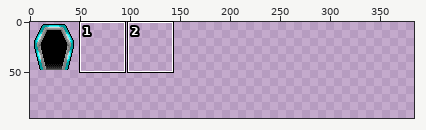
Sprite sheet -- res/objects/door/graphics.png. The picture above shows the old version from afar; the outline marks the close-up.
Close-up. Before:
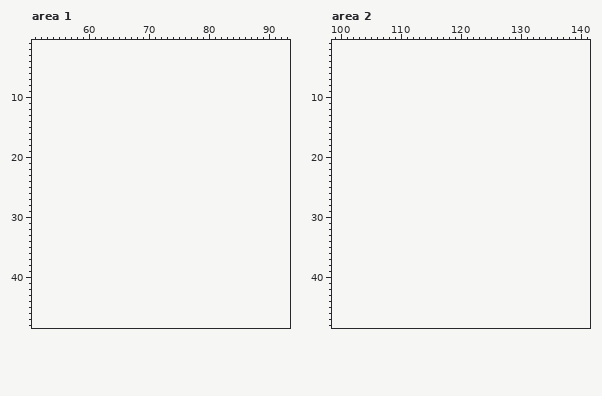
The file is 48x48 pixels. Shown: area 1: x 51..93, y 1..48; area 2: x 99..141, y 1..48. The old version is drawn lined up with the new one, on the new canvas. The commit also changed other parts of the picture, which this record leaves out.
Palette (. is transparent): 
Now the later version:
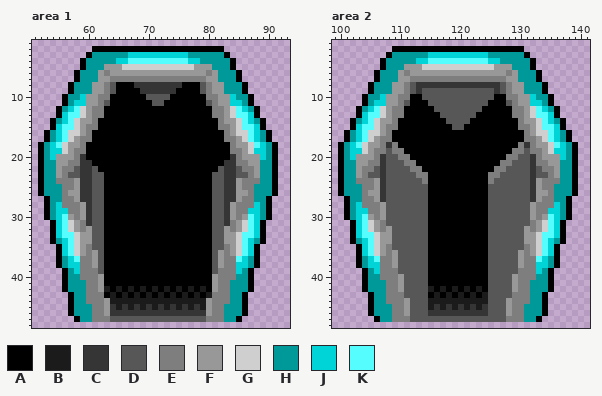
Colours new in this view: A #000000  B #1b1b1b  C #353535  D #575757  E #7e7e7e  F #989898  G #cfcfcf  H #009999  J #00d4d7  K #55fdff
Diff:
canvas 48x48 -> 384x96
Changed rows in their new state; - is an unchanged pixel.
Area 1:
first column x 52:
 2 ---------AAAAAAAAAAAAAAAAAAAAAA---------
 3 --------AHHHHHHJJJJJJJJJJHHHHHHA--------
 4 -------AHHHHHJJKKKKKKKKKKJJHHHHHA-------
 5 -------AHHHFFFGGGGGGGGGGGGFFFHHHA-------
 6 ------AHHHFEFFFFFFFFFFFFFFFFEFHHHA------
 7 ------AHHHFFEEEEEEEEEEEEEEEEFFHHHA------
 8 -----AHHHFFEDAAACCCCCCCCAAADEFFHHHA-----
 9 -----AHHHFFEDAAAACCCCCCAAAADEFFHHHA-----
10 ----AHHJFFEEAAAAAADDDDAAAAAAEEFFJHHA----
11 ----AHJJFFEDAAAAAAADDAAAAAAADEFFJJHA----
12 ---AHJKGFEEAAAAAAAAAAAAAAAAAAEEFGKJHA---
13 ---AJKKGFEEAAAAAAAAAAAAAAAAAAEEFGKKJA---
14 --AHJKGFFEAAAAAAAAAAAAAAAAAAAAEFFGKJHA--
15 --AJKKGFEEAAAAAAAAAAAAAAAAAAAAEEFGKKJA--
16 -AHJKGGFEAAAAAAAAAAAAAAAAAAAAAAEFGGKJHA-
17 -AHJKGFEEAAAAAAAAAAAAAAAAAAAAAAEEFGKJHA-
18 AHJKGFFEAAAAAAAAAAAAAAAAAAAAAAAAEFFGKJHA
19 AHJJGFEEAAAAAAAAAAAAAAAAAAAAAAAAEEFGJJHA
20 AHJFFFECAAAAAAAAAAAAAAAAAAAAAAAACEFFFJHA
21 AHHFFEECCAAAAAAAAAAAAAAAAAAAAAACCEEFFHHA
22 AHHFEEDCCDAAAAAAAAAAAAAAAAAAAADCCDEEFHHA
23 AHHFEDDCCDDAAAAAAAAAAAAAAAAAADDCCDDEFHHA
24 AHHEEEFCCDDAAAAAAAAAAAAAAAAAADDCCFEEEHHA
25 AHHHEEFCCDDAAAAAAAAAAAAAAAAAADDCCFEEHHHA
26 AHHHEFFCCDDAAAAAAAAAAAAAAAAAADDCCFFEHHHA
27 -AHHEEFCCDDAAAAAAAAAAAAAAAAAADDCCFEEHHA-
28 -AHJEEEFCDDAAAAAAAAAAAAAAAAAADDCFEEEJHA-
29 -AHJJEEFCDDAAAAAAAAAAAAAAAAAADDCFEEJJHA-
30 -AHJKFEFCDDAAAAAAAAAAAAAAAAAADDCFEFKJHA-
31 --AJKGFECDDAAAAAAAAAAAAAAAAAADDCEFGKJA--
32 --AJKGFEFDDAAAAAAAAAAAAAAAAAADDFEFGKJA--
33 --AJKKGFFDDAAAAAAAAAAAAAAAAAADDFFGKKJA--
34 --AHJKGFFDDAAAAAAAAAAAAAAAAAADDFFGKJHA--
35 ---AJKGFEDDAAAAAAAAAAAAAAAAAADDEFGKJA---
36 ---AJKGFEFDAAAAAAAAAAAAAAAAAADFEFGKJA---
37 ---AHJKEEFDAAAAAAAAAAAAAAAAAADFEEKJHA---
38 ---AHJJEEFDAAAAAAAAAAAAAAAAAADFEEJJHA---
39 ----AHJEEEDAAAAAAAAAAAAAAAAAADEEEJHA----
40 ----AHHEEEFAAAAAAAAAAAAAAAAAAFEEEHHA----
41 ----AHHHEEFAAAAAAAAAAAAAAAAAAFEEHHHA----
42 ----AHHHEEFBABABABABABABABABAFEEHHHA----
43 -----AHHEEEABABABABABABABABABEEEHHA-----
44 -----AHHEEEFBBBBBBBBBBBBBBBBFEEEHHA-----
45 -----AHHHEEFCBCBCBCBCBCBCBCBFEEHHHA-----
46 -----AHHHEEFCCCCCCCCCCCCCCCCFEEHHHA-----
47 ------AHHEEEDDDDDDDDDDDDDDDDEEEHHA------
Area 2:
first column x 100:
 2 ---------AAAAAAAAAAAAAAAAAAAAAA---------
 3 --------AHHHHHHJJJJJJJJJJHHHHHHA--------
 4 -------AHHHHHJJKKKKKKKKKKJJHHHHHA-------
 5 -------AHHHFFFGGGGGGGGGGGGFFFHHHA-------
 6 ------AHHHFEFFFFFFFFFFFFFFFFEFHHHA------
 7 ------AHHHFFEEEEEEEEEEEEEEEEFFHHHA------
 8 -----AHHHFFEDCCCCCCCCCCCCCCDEFFHHHA-----
 9 -----AHHHFFEDCDDDDDDDDDDDDCDEFFHHHA-----
10 ----AHHJFFEEAADDDDDDDDDDDDAAEEFFJHHA----
11 ----AHJJFFEDAAADDDDDDDDDDAAADEFFJJHA----
12 ---AHJKGFEEAAAAADDDDDDDDAAAAAEEFGKJHA---
13 ---AJKKGFEEAAAAAADDDDDDAAAAAAEEFGKKJA---
14 --AHJKGFFEAAAAAAAADDDDAAAAAAAAEFFGKJHA--
15 --AJKKGFEEAAAAAAAAADDAAAAAAAAAEEFGKKJA--
16 -AHJKGGFEAAAAAAAAAAAAAAAAAAAAAAEFGGKJHA-
17 -AHJKGFEEAAAAAAAAAAAAAAAAAAAAAAEEFGKJHA-
18 AHJKGFFECEAAAAAAAAAAAAAAAAAAAAECEFFGKJHA
19 AHJJGFEEDEEAAAAAAAAAAAAAAAAAAEEDEEFGJJHA
20 AHJFFFECDDEEAAAAAAAAAAAAAAAAEEDDCEFFFJHA
21 AHHFFEECDDDEEAAAAAAAAAAAAAAEEDDDCEEFFHHA
22 AHHFEEDCDDDDEEAAAAAAAAAAAAEEDDDDCDEEFHHA
23 AHHFEDDCDDDDDEEAAAAAAAAAAEEDDDDDCDDEFHHA
24 AHHEEEFCDDDDDDEAAAAAAAAAAEDDDDDDCFEEEHHA
25 AHHHEEFCDDDDDDDAAAAAAAAAADDDDDDDCFEEHHHA
26 AHHHEFFCDDDDDDDAAAAAAAAAADDDDDDDCFFEHHHA
27 -AHHEEFCDDDDDDDAAAAAAAAAADDDDDDDCFEEHHA-
28 -AHJEEEFDDDDDDDAAAAAAAAAADDDDDDDFEEEJHA-
29 -AHJJEEFDDDDDDDAAAAAAAAAADDDDDDDFEEJJHA-
30 -AHJKFEFDDDDDDDAAAAAAAAAADDDDDDDFEFKJHA-
31 --AJKGFEDDDDDDDAAAAAAAAAADDDDDDDEFGKJA--
32 --AJKGFEFDDDDDDAAAAAAAAAADDDDDDFEFGKJA--
33 --AJKKGFFDDDDDDAAAAAAAAAADDDDDDFFGKKJA--
34 --AHJKGFFDDDDDDAAAAAAAAAADDDDDDFFGKJHA--
35 ---AJKGFEDDDDDDAAAAAAAAAADDDDDDEFGKJA---
36 ---AJKGFEFDDDDDAAAAAAAAAADDDDDFEFGKJA---
37 ---AHJKEEFDDDDDAAAAAAAAAADDDDDFEEKJHA---
38 ---AHJJEEFDDDDDAAAAAAAAAADDDDDFEEJJHA---
39 ----AHJEEEDDDDDAAAAAAAAAADDDDDEEEJHA----
40 ----AHHEEEFDDDDAAAAAAAAAADDDDFEEEHHA----
41 ----AHHHEEFDDDDAAAAAAAAAADDDDFEEHHHA----
42 ----AHHHEEFDDDDBABABABABADDDDFEEHHHA----
43 -----AHHEEEDDDDABABABABABDDDDEEEHHA-----
44 -----AHHEEEFDDDBBBBBBBBBBDDDFEEEHHA-----
45 -----AHHHEEFDDDBCBCBCBCBCDDDFEEHHHA-----
46 -----AHHHEEFDDDCCCCCCCCCCDDDFEEHHHA-----
47 ------AHHEEEDDDDDDDDDDDDDDDDEEEHHA------
Changed places in both close-ups, as pixel boxes (x1, y1, x2, y2):
added: (38, 46, 278, 322)
added: (338, 46, 578, 322)
